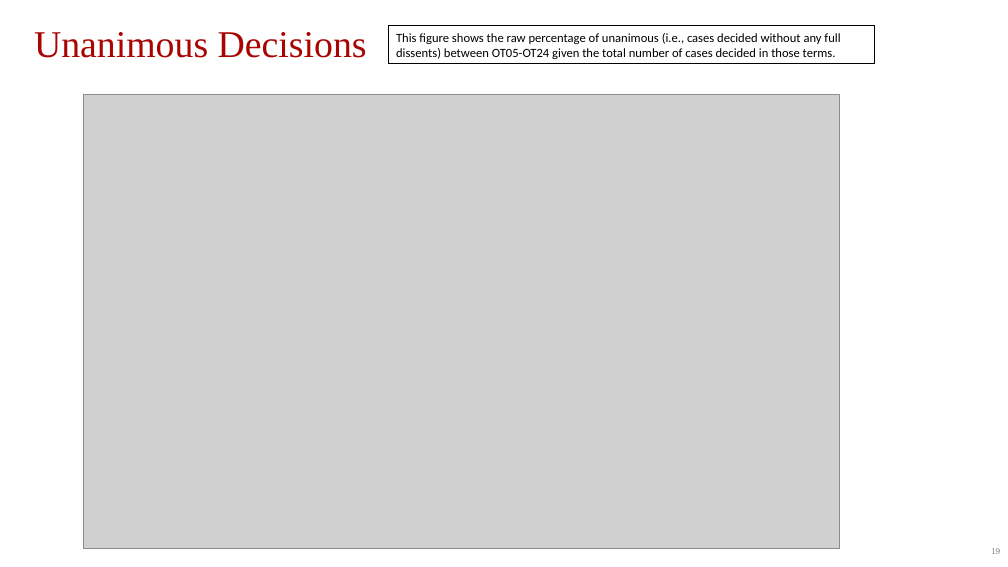
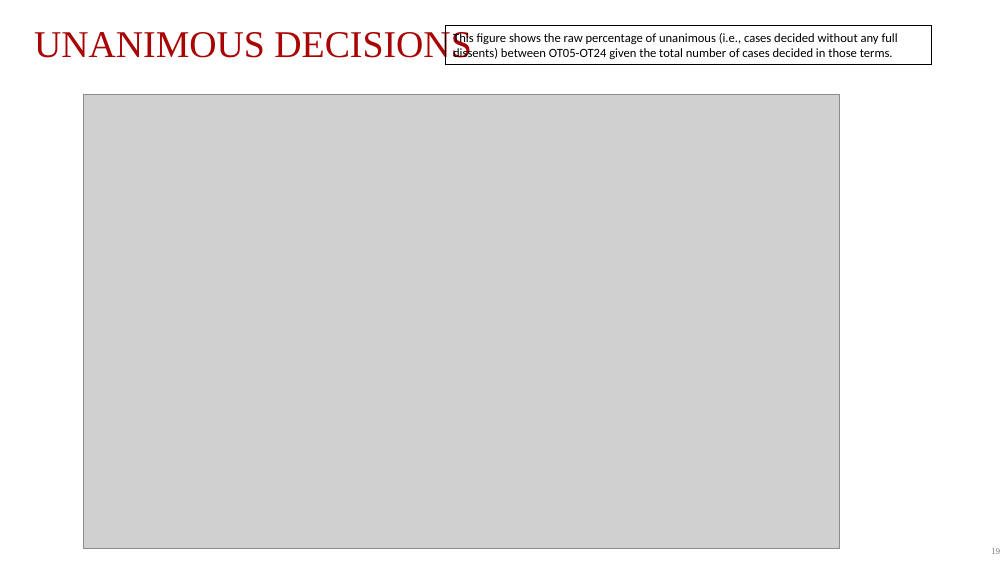
Before and after one commit to JakeTruscott/scotuswatch, a slide deck: slide 19 of Stat Reviews/OT24_StatReview/compilation/SCOTUSBlog/statpack_OT24.pptx. Drawn at 1008x567 pixels with LibreOffice and Linux fonts; fonts in the diff are those of the drawing; grey boxes stand for pictures. Boxes give left, top, right and bottom in pixels: in the first picture for what was removed or moved away, otherwise in the second. Text is boxed around its words. In the diff, an @@ line names an element or a change of style, - is before the commit and + after.

```diff
--- a/Stat Reviews/OT24_StatReview/compilation/SCOTUSBlog/statpack_OT24.pptx
+++ b/Stat Reviews/OT24_StatReview/compilation/SCOTUSBlog/statpack_OT24.pptx
@@ text at <box>34,28,471,65</box>: text changed @@
-Unanimous Decisions
+UNANIMOUS DECISIONS
@@ rectangle "This figure shows the raw ...": place and size @@
-rectangle "This figure shows the raw ..." at <box>389,26,874,64</box>
+rectangle "This figure shows the raw ..." at <box>446,26,932,64</box>
```
Also in this commit, not shown: 16 other slides changed, 33 other files.
